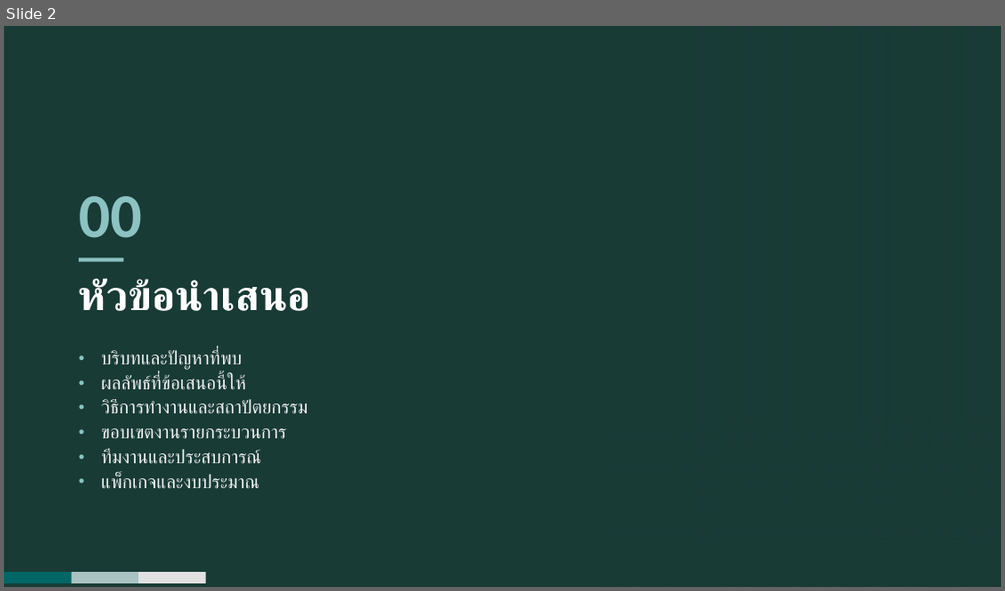
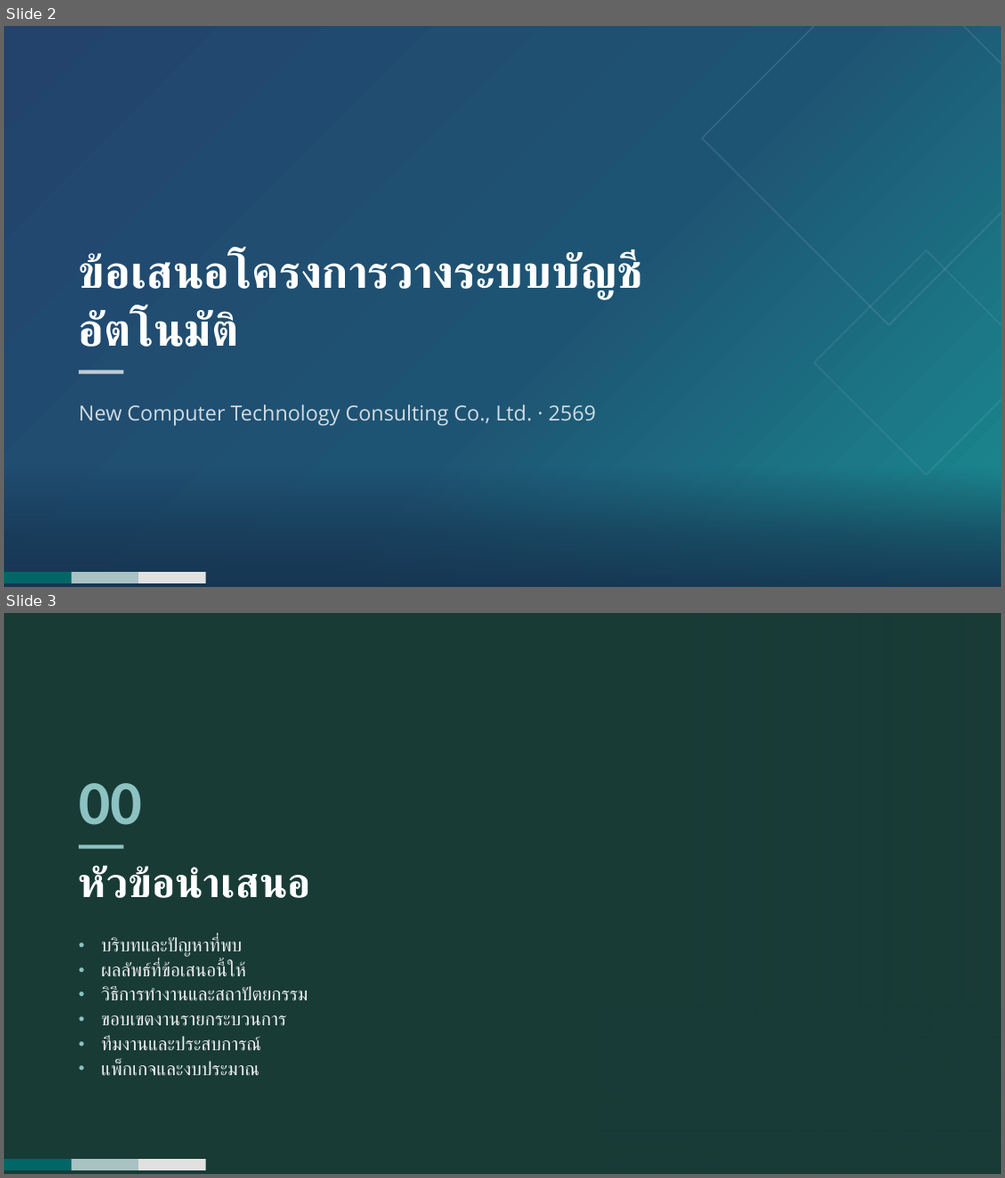
Before and after one commit to rofthanakrit-maker/nct-design-system, a slide deck: NCT-Slide-Template-Corp-Demo.pptx. Shown one above the other, each under a label of ours: slide 2 before the commit, slides 2 and 3 after it. The pictures are 1005x591 and 1005x1178 pixels, drawn with LibreOffice and Linux fonts; fonts in the diff are those of the drawing; background and template pictures are left out. Boxes give left, top, right and bottom in pixels: in the first picture for what was removed or moved away, otherwise in the second. Text is boxed around its words. In the diff, an @@ line names an element or a change of style, - is before the commit and + after.

```diff
--- a/NCT-Slide-Template-Corp-Demo.pptx
+++ b/NCT-Slide-Template-Corp-Demo.pptx
@@ slide 2 added at <box>4,26,1001,587</box>, background gradient #23436D to #1E5473 to #1A8D92; not listed: 3 template elements that a slide beside it also shows @@
@@ diamond added at <box>702,26,1001,325</box>, outline #FFFFFF 1.5 pt @@
@@ title added at <box>79,252,639,346</box>, 44 pt, text #FFFFFF, bold @@
+ข้อเสนอโครงการวางระบบบัญชีอัตโนมัติ
@@ diamond added at <box>814,250,1001,475</box>, outline #FFFFFF 1.5 pt @@
@@ rectangle added at <box>79,370,123,374</box>, fill #FFFFFF at 72% opacity @@
@@ subtitle added at <box>79,404,596,426</box>, 20 pt, text #FFFFFF at 80% opacity @@
+New Computer Technology Consulting Co., Ltd. · 2569
@@ rectangle added at <box>4,467,1001,587</box>, fill gradient #16324F @@
@@ what was slide 2 is now slide 3 @@
```
Also in this commit, not shown: 2 slides changed, 57 other files.
